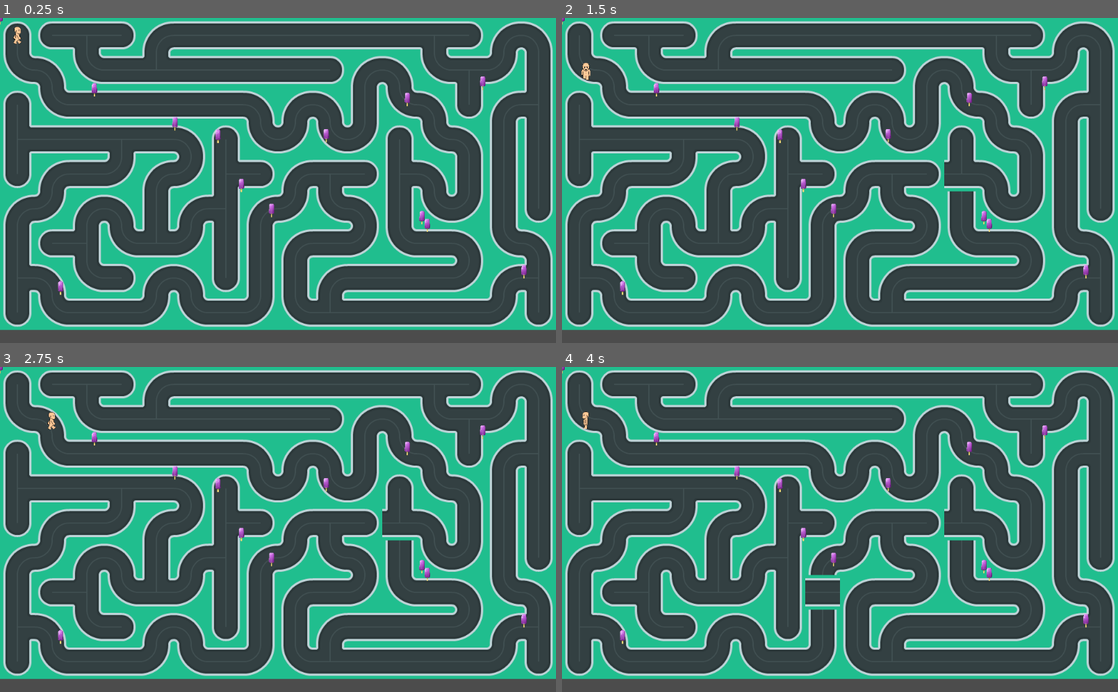
Above: before the commit, frames 1-4 (two rows, left to right).
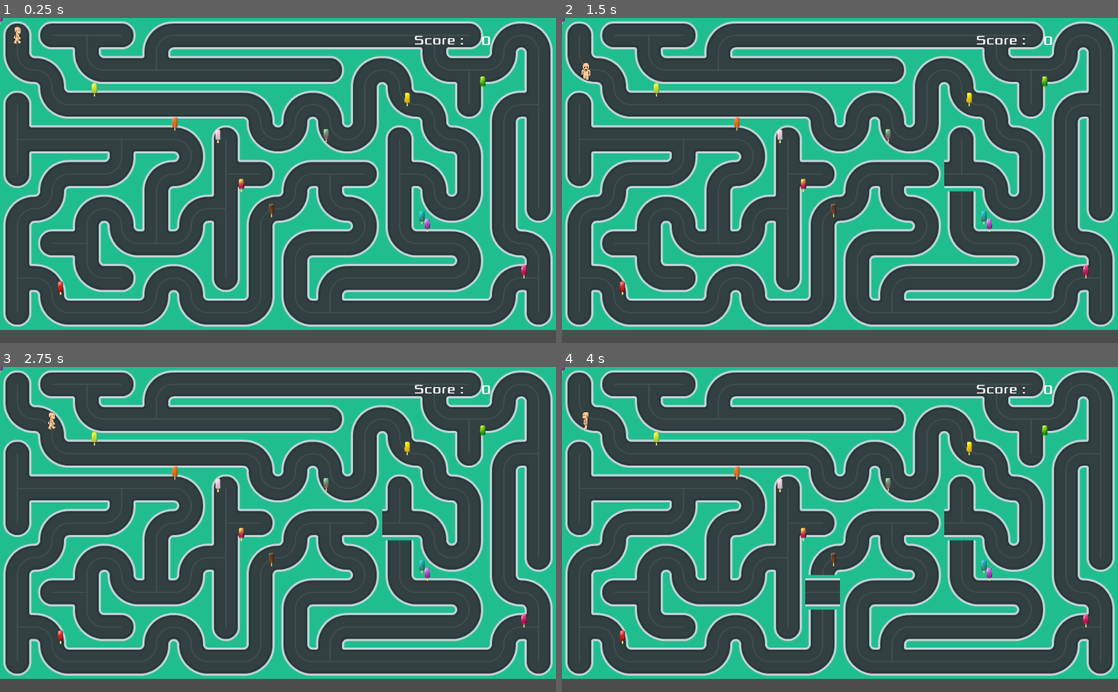
Above: after the commit, the same moments.

Repository: arsany007/BollyTheMalt
Game: Godot game, scene res://Maze.tscn
Same seed, same stepped clock (60 frames per second), same inputs: the game is played once before the commit and once after it.
Inputs (mouse positions are in pixels of both pictures, inside the frame that each line leads up to):
- Up to frame 1 (0.25 s): no input
- Up to frame 2 (1.5 s): tap Enter at 0.5 s; move the mouse to (962, 164) at 0.52 s; hold Right (ui_right) 0.53-1.28 s; click (962, 164) at 0.67 s; tap Space at 1.25 s; move the mouse to (728, 196) at 1.27 s; hold Down (ui_down) from 1.28 s (still down)
- Up to frame 3 (2.75 s): tap Enter at 2 s; move the mouse to (333, 458) at 2.02 s; release Down (ui_down) at 2.03 s; hold Right (ui_right) from 2.03 s (still down)
- Up to frame 4 (4 s): tap Space at 2.75 s; move the mouse to (812, 594) at 2.77 s; release Right (ui_right) at 2.78 s; hold Up (ui_up) 2.78-3.53 s; click (812, 594) at 2.92 s; tap Enter at 3.5 s; move the mouse to (1006, 578) at 3.52 s; hold Left (ui_left) from 3.53 s (still down)

The runs differ from the first frame. In frame 1, 0.5% of the frame differs, in the area x 10-95%, y 5-85%; in frame 2, 0.5%; in frame 3, 0.5%; in frame 4, 0.5%.

Commit message:
Add Initial HUD for Sore display (not working)

Diff:
--- a/Globals.gd
+++ b/Globals.gd
@@ -13,3 +13,11 @@
 const maze_width = 16  # width of map (in tiles)
 const maze_height = 9  # height of map (in tiles)
 const center_cell_init = tile_size/2
+
+var init_pos_val = Vector2(0,0)
+var icecreams = {"blackberry.png":init_pos_val, "bubblegum.png":init_pos_val ,"cherry.png":init_pos_val ,
+				"cola.png":init_pos_val ,"creamsoda.png":init_pos_val ,"lemon.png":init_pos_val
+				,"lime.png":init_pos_val ,"melon.png":init_pos_val ,"mojito.png":init_pos_val
+				,"orange.png":init_pos_val ,"passionfruit.png":init_pos_val ,"strawberry.png":init_pos_val}
+
+var player1_score = 0
--- /dev/null
+++ b/HUD.gd
@@ -0,0 +1,4 @@
+extends CanvasLayer
+
+func update_score(score):
+	$Score.text = str(score)
--- /dev/null
+++ b/HUD.tscn
@@ -0,0 +1,34 @@
+[gd_scene load_steps=4 format=2]
+
+[ext_resource path="res://HUD.gd" type="Script" id=1]
+
+[sub_resource type="DynamicFontData" id=1]
+font_path = "res://fonts/Xolonium-Regular.ttf"
+
+[sub_resource type="DynamicFont" id=2]
+size = 24
+font_data = SubResource( 1 )
+
+[node name="HUD" type="CanvasLayer"]
+script = ExtResource( 1 )
+
+[node name="ScoreLabel" type="Label" parent="."]
+margin_left = 748.0
+margin_top = 19.0
+margin_right = 868.0
+margin_bottom = 63.0
+rect_pivot_offset = Vector2( -1099, -16 )
+custom_fonts/font = SubResource( 2 )
+text = "Score :"
+align = 1
+valign = 1
+
+[node name="Score" type="Label" parent="."]
+margin_left = 856.0
+margin_top = 20.0
+margin_right = 936.0
+margin_bottom = 64.0
+custom_fonts/font = SubResource( 2 )
+text = "0"
+align = 1
+valign = 1
--- a/IceCream.gd
+++ b/IceCream.gd
@@ -2,20 +2,14 @@
 
 onready var globals = get_node("../Globals")
 
-var sprite = null
-var init_pos_val = Vector2(0,0)
-var sprites = {"blackberry.png":init_pos_val, "bubblegum.png":init_pos_val ,"cherry.png":init_pos_val ,
-				"cola.png":init_pos_val ,"creamsoda.png":init_pos_val ,"lemon.png":init_pos_val
-				,"lime.png":init_pos_val ,"melon.png":init_pos_val ,"mojito.png":init_pos_val
-				,"orange.png":init_pos_val ,"passionfruit.png":init_pos_val ,"strawberry.png":init_pos_val}
+signal ice_cream_hit
 
 func _on_Area2D_body_entered(body):
 	if body.is_class("KinematicBody2D"): #bolly hit the treasure
 		var kinematic_body = body as KinematicBody2D
-		for sprite_key in sprites.keys():
-			if kinematic_body.position.x > sprites[sprite_key].x - globals.center_cell_init and \
-			   kinematic_body.position.x < sprites[sprite_key].x + globals.center_cell_init:
-					if kinematic_body.position.y > sprites[sprite_key].y - globals.center_cell_init and \
-					   kinematic_body.position.y < sprites[sprite_key].y + globals.center_cell_init:
-						var x=0
-	pass
+
+		#var icecream_hit_path = $Sprite.texture.resource_path
+		globals.player1_score += 1
+
+		emit_signal("ice_cream_hit")
+		queue_free()
--- a/Maze.gd
+++ b/Maze.gd
@@ -2,6 +2,8 @@
 
 onready var globals = get_node("Globals")
 onready var Map = $TileMap
+onready var HUD = $HUD
+
 
 const N = 1
 const E = 2
@@ -58,24 +60,19 @@
 func AddIcecreams():
 	var icecream_node = null
 	var icecream_instance = null
-	var init_pos_val = Vector2(0,0)
-	var icecreams = {"blackberry.png":init_pos_val, "bubblegum.png":init_pos_val ,"cherry.png":init_pos_val ,
-				"cola.png":init_pos_val ,"creamsoda.png":init_pos_val ,"lemon.png":init_pos_val
-				,"lime.png":init_pos_val ,"melon.png":init_pos_val ,"mojito.png":init_pos_val
-				,"orange.png":init_pos_val ,"passionfruit.png":init_pos_val ,"strawberry.png":init_pos_val}
 
-	for icecream_key in icecreams.keys():
+	for icecream_key in globals.icecreams.keys():
 		icecream_node = load("res://IceCream.tscn")
 		icecream_instance = icecream_node.instance()
-		#icecream_node.Sprite.texture = load("res://art/" + sprite_key)
+		icecream_instance.get_node("Sprite").texture = load("res://art/" + icecream_key)
 
 		var rand_x = globals.tile_size* rand_range(1,globals.maze_width-1)
 		var rand_y = globals.tile_size* rand_range(1,globals.maze_height-1)
 		icecream_instance.position = Vector2(globals.center_cell_init+ rand_x, globals.center_cell_init+ rand_y )
-
 		add_child(icecream_instance)
 
-		icecreams[icecream_key] = icecream_instance.position
+		globals.icecreams[icecream_key] = icecream_instance.position
+
 
 func RandomRotate():
 	for x in range(1,globals.maze_width-2): # disable rotating corners (player's init pos)
@@ -91,7 +88,7 @@
 		var i = num_rotate
 		while i >= num_rotate:
 			var cell_index = Map.get_cellv(cell)
-			var new_cell = RightRotate(Map.get_cellv(cell))
+			var new_cell = RightRotate(cell_index)
 			Map.set_cellv(cell, new_cell)
 			i = i-1
 
@@ -99,10 +96,15 @@
 	return (n >> 1)|(n << (4 - 1)) & 0xF
 
 
-func _on_TileMap_signal_rotate_cell(cell):
-	Rotate(cell, 1)
-
 func position_to_cell(position):
 	var cell_x = floor( position.x / globals.tile_size )
 	var cell_y = floor( position.y / globals.tile_size )
 	return Vector2(cell_x,cell_y)
+
+
+func _on_TileMap_signal_rotate_cell(cell):
+	Rotate(cell, 1)
+
+
+func _on_IceCream_ice_cream_hit():
+	HUD.update_score(globals.player1_score)
--- a/Maze.tscn
+++ b/Maze.tscn
@@ -1,9 +1,10 @@
-[gd_scene load_steps=7 format=2]
+[gd_scene load_steps=8 format=2]
 
 [ext_resource path="res://Maze.gd" type="Script" id=1]
 [ext_resource path="res://TileMap.gd" type="Script" id=2]
 [ext_resource path="res://IceCream.tscn" type="PackedScene" id=3]
 [ext_resource path="res://Globals.gd" type="Script" id=4]
+[ext_resource path="res://HUD.tscn" type="PackedScene" id=5]
 [ext_resource path="res://PlayerKini.tscn" type="PackedScene" id=6]
 [ext_resource path="res://Maze.tres" type="TileSet" id=18]
 
@@ -24,4 +25,7 @@
 
 [node name="IceCream" parent="." instance=ExtResource( 3 )]
 
+[node name="HUD" parent="." instance=ExtResource( 5 )]
+
 [connection signal="signal_rotate_cell" from="TileMap" to="." method="_on_TileMap_signal_rotate_cell"]
+[connection signal="ice_cream_hit" from="IceCream" to="." method="_on_IceCream_ice_cream_hit"]
Not shown, added: fonts/FONTLOG.txt
Not shown, added: fonts/LICENSE.txt
Binary file added: fonts/Xolonium-Regular.ttf
